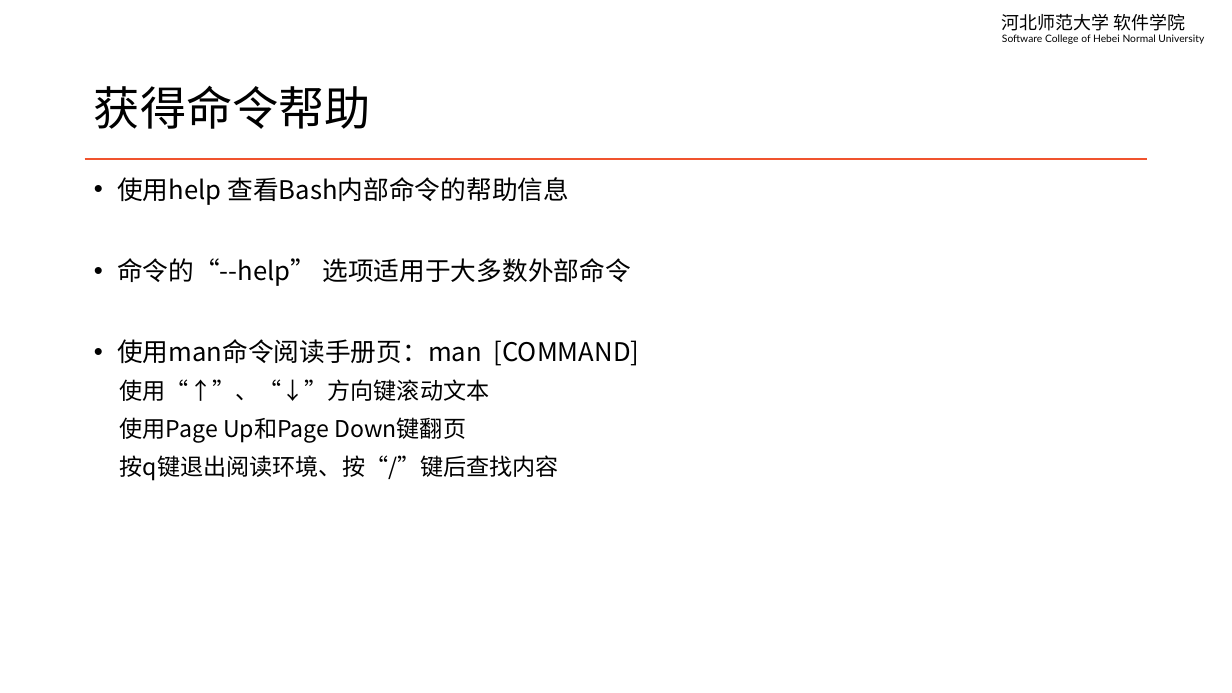
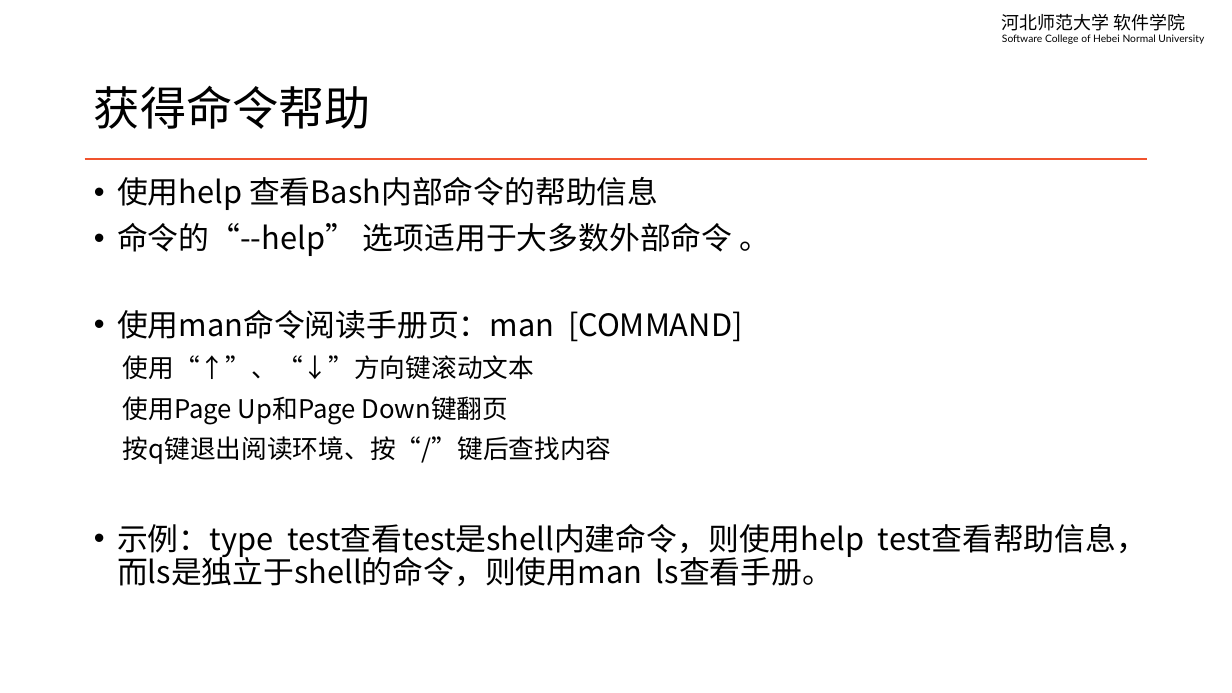
Before and after one commit to edu2act/course-linux-system, a slide deck: slide 7 of materials/slides/ch03-terminal-and-basic.pptx (slide 9 before the commit). Drawn at 1232x693 pixels with LibreOffice and Linux fonts; fonts in the diff are those of the drawing. Boxes give left, top, right and bottom in pixels: in the first picture for what was removed or moved away, otherwise in the second. Text is boxed around its words. In the diff, an @@ line names an element or a change of style, - is before the commit and + after.

```diff
--- a/materials/slides/ch03-terminal-and-basic.pptx
+++ b/materials/slides/ch03-terminal-and-basic.pptx
@@ text at (x1=117, y1=177, x2=743, y2=464): size 20 to 24 pt in "使用help 查看Bash内部命令的帮助信息", "使用man命令阅读手册页：man [COMMAND]"; size 18 to 20 pt in "使用“↑”、“↓”方向键滚动文本", "使用Page Up和Page Down键翻页", "按q键退出阅读环境、按“/”键后查找内容" @@
@@ text at (x1=117, y1=223, x2=770, y2=256): text changed; size 20 to 24 pt @@
-• 命令的“--help” 选项适用于大多数外部命令
+• 命令的“--help” 选项适用于大多数外部命令 。
@@ text at (x1=117, y1=524, x2=1147, y2=586): paragraph added @@
+• 示例：type test查看test是shell内建命令，则使用help test查看帮助信息，而ls是独立于shell的命令，则使用man ls查看手册。
```
Also in this commit, not shown: 9 other slides changed, 2 slides added, 5 other files.
